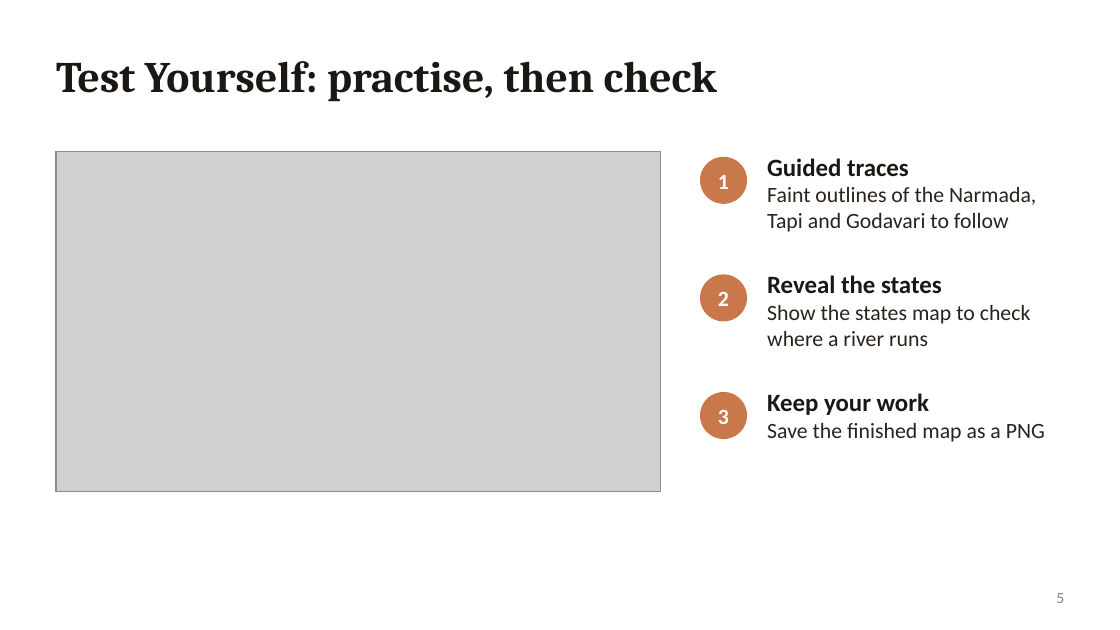
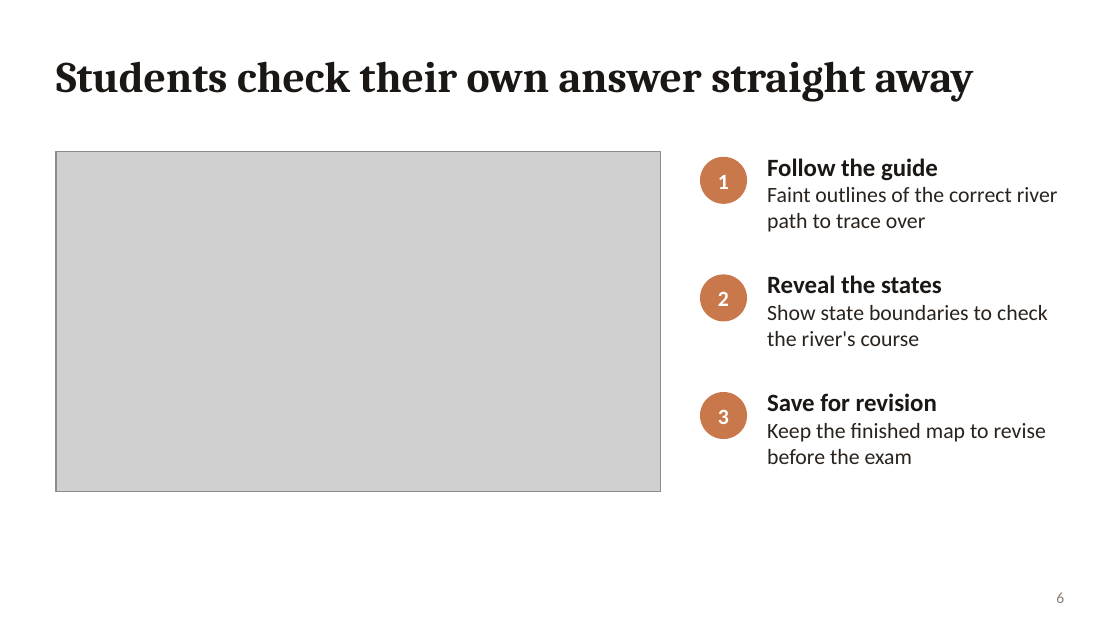
Before and after one commit to Aaryachandra/Terrateach, a slide deck: slide 6 of docs/TerraTeach.pptx (slide 5 before the commit). Drawn at 1120x630 pixels with LibreOffice and Linux fonts; fonts in the diff are those of the drawing; grey boxes stand for pictures. Boxes give left, top, right and bottom in pixels: in the first picture for what was removed or moved away, otherwise in the second. Text is boxed around its words. In the diff, an @@ line names an element or a change of style, - is before the commit and + after.

```diff
--- a/docs/TerraTeach.pptx
+++ b/docs/TerraTeach.pptx
@@ title at (x1=56, y1=61, x2=974, y2=102): text changed @@
-Test Yourself: practise, then check
+Students check their own answer straight away
@@ text at (x1=767, y1=158, x2=1058, y2=232): text changed @@
-Guided traces
-Faint outlines of the Narmada, Tapi and Godavari to follow
+Follow the guide
+Faint outlines of the correct river path to trace over
@@ text at (x1=767, y1=305, x2=1048, y2=346): text changed @@
-Show the states map to check where a river runs
+Show state boundaries to check the river's course
@@ text at (x1=767, y1=393, x2=1046, y2=464): text changed @@
-Keep your work
-Save the finished map as a PNG
+Save for revision
+Keep the finished map to revise before the exam
@@ page number at (x1=1056, y1=592, x2=1064, y2=603): text changed @@
-5
+6
```
Also in this commit, not shown: 2 other slides changed, 6 slides added, 5 slides removed.
